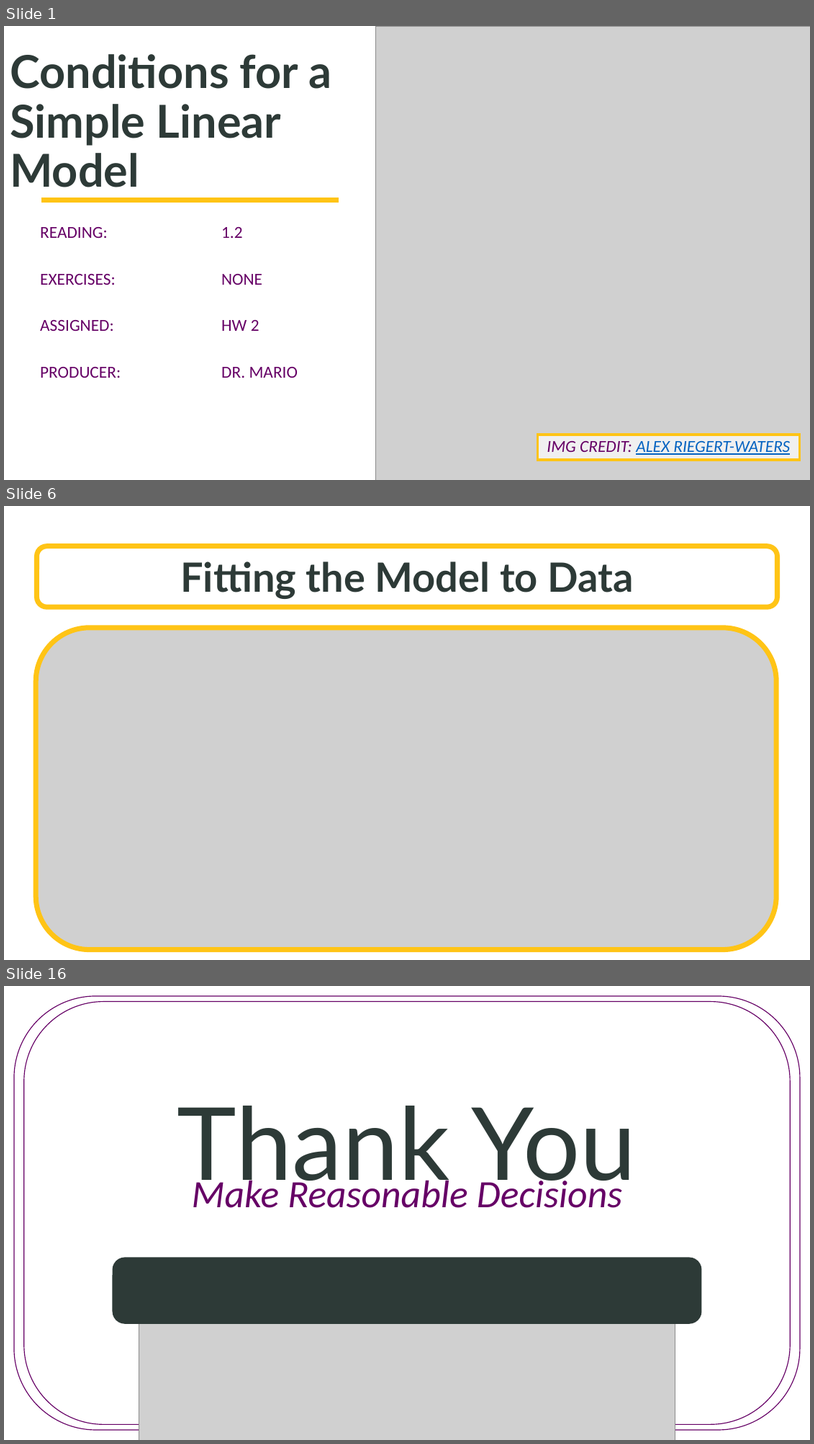
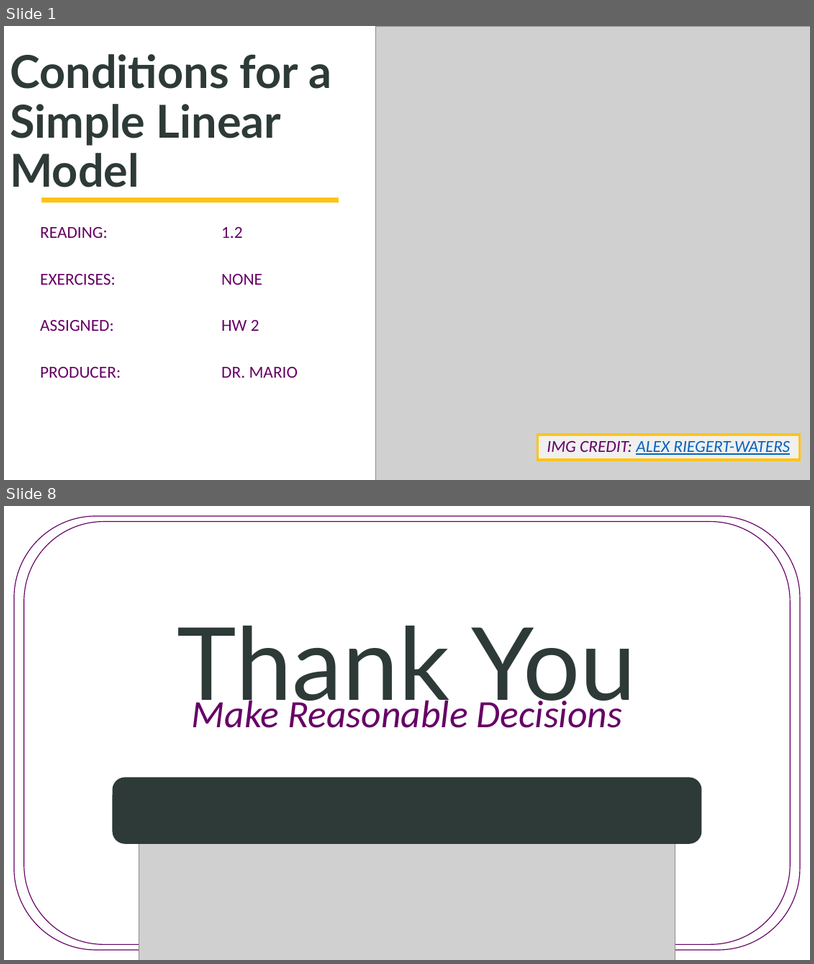
Before and after one commit to SuperMarioGiacomazzo/STOR455_WEBSITE, a slide deck: Lectures/4 - Conditions for a Simple Linear Model.pptx. Shown one above the other, each under a label of ours: slides 1, 6 and 16 before the commit, slides 1 and 8 after it; the slides between them are not shown. The pictures are 814x1444 and 814x964 pixels, drawn with LibreOffice and Linux fonts; fonts in the diff are those of the drawing; grey boxes stand for pictures; background and template pictures are left out. Boxes give left, top, right and bottom in pixels: in the first picture for what was removed or moved away, otherwise in the second. Text is boxed around its words. In the diff, an @@ line names an element or a change of style, - is before the commit and + after.

```diff
--- a/Lectures/4 - Conditions for a Simple Linear Model.pptx
+++ b/Lectures/4 - Conditions for a Simple Linear Model.pptx
@@ slide 6 removed at [4, 506, 810, 960], background picture (left out) @@
@@ rounded rectangle removed at [36, 546, 778, 607] @@
-Fitting the Model to Data
@@ picture removed at [36, 628, 777, 950] @@
@@ picture removed at [296, 672, 506, 716] @@
@@ what was slide 16 is now slide 8 @@
```
Also in this commit, not shown: 6 slides added, 13 other slides removed, 12 other files.
